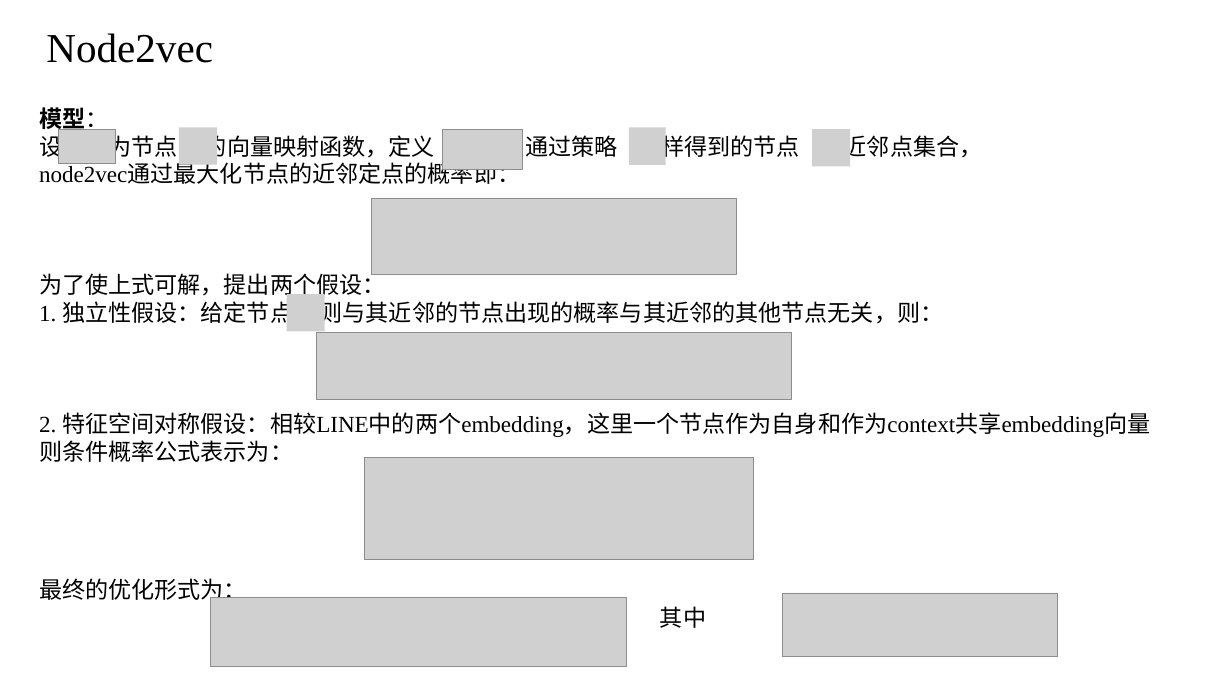
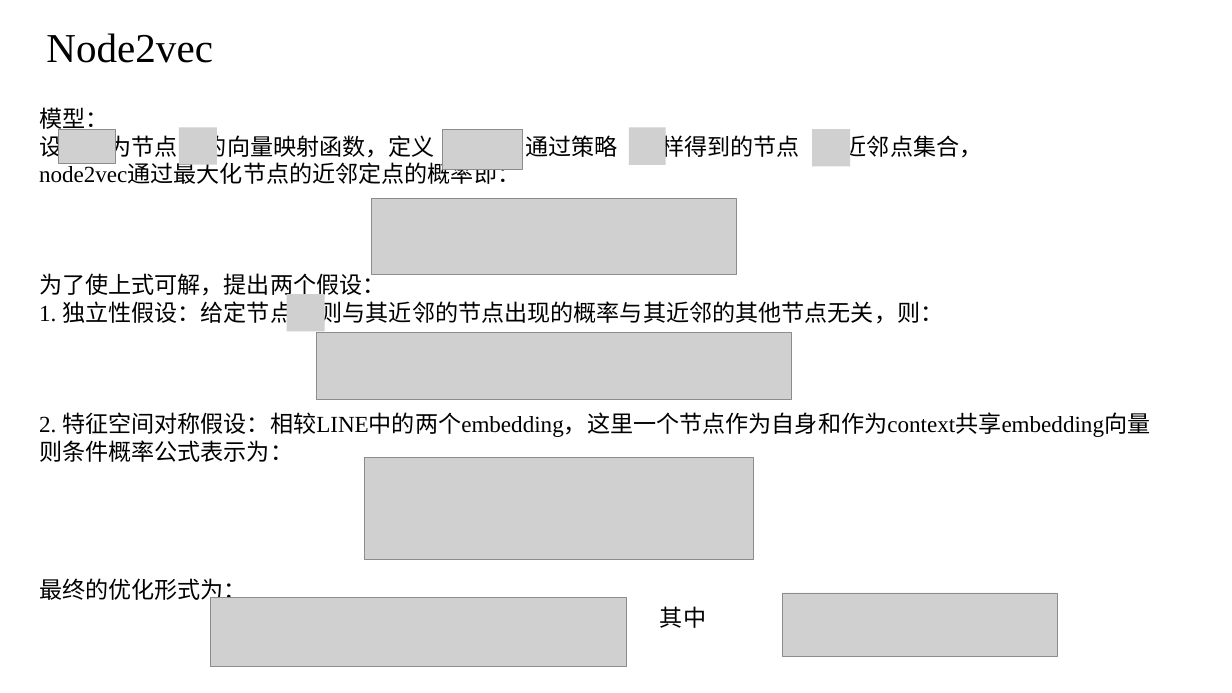
Before and after one commit to Chen-Hao-fc/Libraries, a slide deck: slide 6 of paper/graphEmbedding/Graph Embedding陈浩.pptx (slide 7 before the commit). Drawn at 1232x693 pixels with LibreOffice and Linux fonts; fonts in the diff are those of the drawing; grey boxes stand for pictures. Boxes give left, top, right and bottom in pixels: in the first picture for what was removed or moved away, otherwise in the second. Text is boxed around its words. In the diff, an @@ line names an element or a change of style, - is before the commit and + after.

```diff
--- a/paper/graphEmbedding/Graph Embedding陈浩.pptx
+++ b/paper/graphEmbedding/Graph Embedding陈浩.pptx
@@ text at <box>39,107,108,133</box>: bold off in "模型：" @@
```
Also in this commit, not shown: 5 other slides changed, 4 slides removed, 17 other files.
